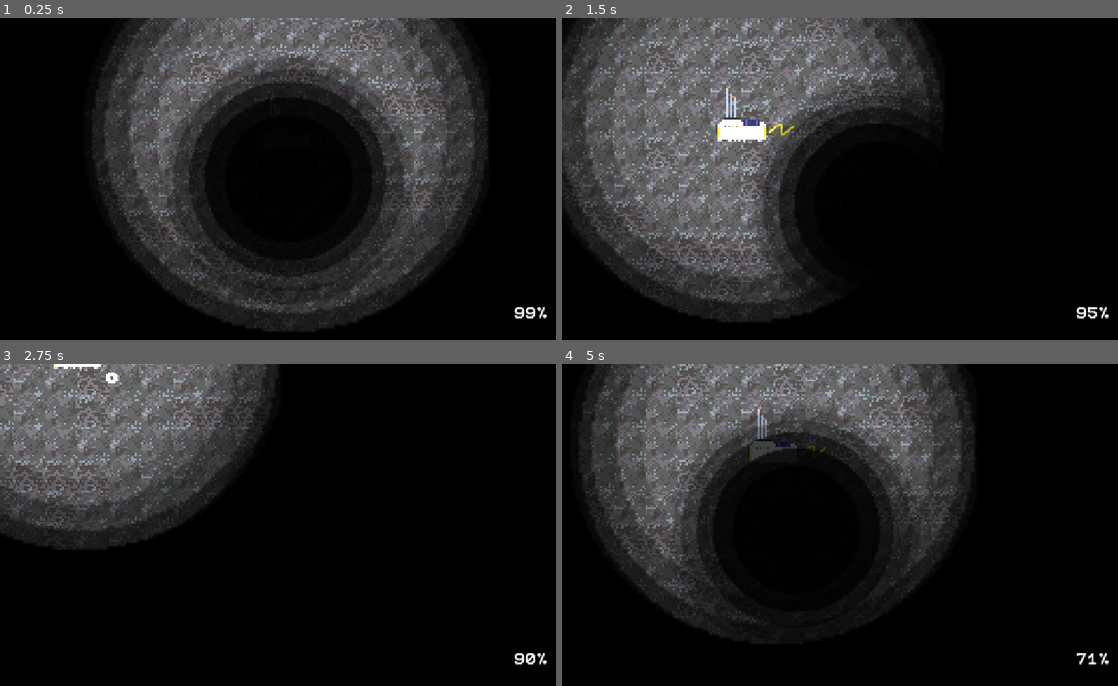
Above: before the commit, frames 1-4 (two rows, left to right).
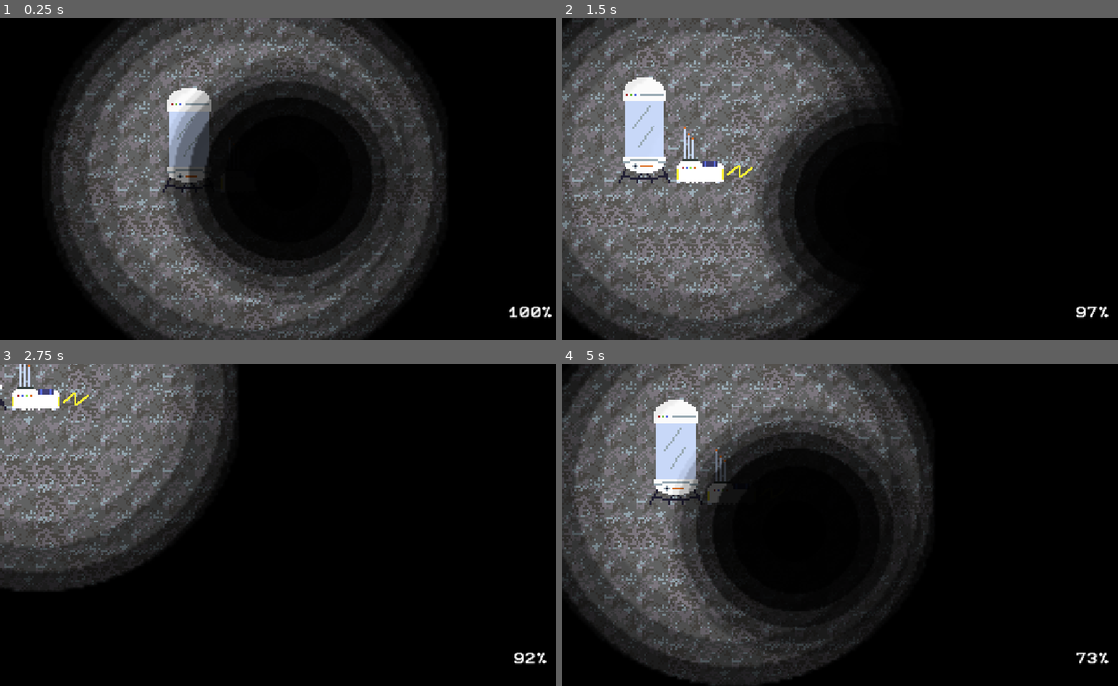
Above: after the commit, the same moments.

Repository: DanielDe8/Moonrunner
Game: Godot game, scene res://Scenes/Main.tscn
The game is run twice, just before and just after one commit, with the same random seed, the same clock (stepped at 60 frames per second) and the same inputs.
Inputs (mouse positions are in pixels of both pictures, inside the frame that each line leads up to):
- Up to frame 1 (0.25 s): no input
- Up to frame 2 (1.5 s): tap Enter at 0.5 s; move the mouse to (973, 162) at 0.52 s; hold Right (right) 0.53-1.28 s; hold M (mine) 0.53-1.28 s; click (973, 162) at 0.67 s; move the mouse to (734, 195) at 1.27 s; hold Down (down) from 1.28 s (still down); tap M (mine) at 1.35 s
- Up to frame 3 (2.75 s): move the mouse to (344, 454) at 2.02 s; release Down (down) at 2.03 s; hold Right (right) from 2.03 s (still down); hold R (warp) from 2.03 s (still down); tap M (mine) at 2.3 s
- Up to frame 4 (5 s): move the mouse to (817, 589) at 2.77 s; release Right (right) at 2.78 s; release R (warp) at 2.78 s; hold Up (up) 2.78-3.53 s; tap M (mine) at 2.85, 4.55 s; click (817, 589) at 2.92 s; move the mouse to (1017, 573) at 3.52 s; hold M (mine) 3.53-4.28 s; hold Left (left) from 3.53 s (still down); move the mouse to (678, 476) at 4.27 s; tap R (warp) at 4.35 s

The runs differ from the first frame. In frame 1, 36% of the frame differs, in the area x 8-100%, y 0-100%; in frame 2, 34%; in frame 3, 17%; in frame 4, 33%.

Commit message:
add silo setup

Diff:
--- /dev/null
+++ b/Objects/Main.tscn
@@ -0,0 +1,145 @@
+[gd_scene format=3 uid="uid://dbd8nvvikbvr0"]
+
+[ext_resource type="Texture2D" uid="uid://c1ok58og22avp" path="res://Assets/base_silo_0.png" id="1_siwgc"]
+[ext_resource type="Texture2D" uid="uid://bdp8me1vghx23" path="res://Assets/base_silo_1.png" id="2_3vfg1"]
+[ext_resource type="Texture2D" uid="uid://d1dmuc6nbh3o0" path="res://Assets/base_silo_2.png" id="3_matkt"]
+[ext_resource type="Texture2D" uid="uid://irp2yotgsj8" path="res://Assets/base_silo_3.png" id="4_thchl"]
+[ext_resource type="Texture2D" uid="uid://hbtqx8smxwar" path="res://Assets/base_silo_4.png" id="5_woskh"]
+[ext_resource type="Texture2D" uid="uid://cjpkodxi5soc0" path="res://Assets/base_silo_5.png" id="6_4gcxo"]
+[ext_resource type="Texture2D" uid="uid://ry06ruitnjed" path="res://Assets/base_silo_6.png" id="7_336sq"]
+[ext_resource type="Texture2D" uid="uid://t155v06txr13" path="res://Assets/base_silo_7.png" id="8_fvlri"]
+[ext_resource type="Texture2D" uid="uid://b7aobyppe8a8a" path="res://Assets/base_silo_8.png" id="9_cf7ej"]
+[ext_resource type="Texture2D" uid="uid://blimtiknsmbdu" path="res://Assets/base_silo_9.png" id="10_5wdgy"]
+[ext_resource type="Texture2D" uid="uid://drx3xvf5nefj4" path="res://Assets/base_silo_10.png" id="11_xatg6"]
+[ext_resource type="Texture2D" uid="uid://blsylukd50tkq" path="res://Assets/base_silo_11.png" id="12_6mcfc"]
+[ext_resource type="Texture2D" uid="uid://d0n7fsjmn5w3k" path="res://Assets/base_silo_12.png" id="13_237m0"]
+[ext_resource type="Texture2D" uid="uid://cg8ux6iu3u8af" path="res://Assets/base_silo_13.png" id="14_gnt06"]
+[ext_resource type="Texture2D" uid="uid://bk57syku5dhvy" path="res://Assets/base_silo_14.png" id="15_f83wi"]
+[ext_resource type="Texture2D" uid="uid://dv7udd8dxq0fr" path="res://Assets/base_silo_15.png" id="16_2ks6h"]
+[ext_resource type="Texture2D" uid="uid://04mhdvdstyy2" path="res://Assets/base_silo_16.png" id="17_12pq1"]
+[ext_resource type="Texture2D" uid="uid://cuidp27rtdx3v" path="res://Assets/base_silo_17.png" id="18_4jtp0"]
+[ext_resource type="Texture2D" uid="uid://dfjdwhgv667x4" path="res://Assets/base_silo_18.png" id="19_eje02"]
+[ext_resource type="Texture2D" uid="uid://cogxnpyaob1wt" path="res://Assets/base_silo_19.png" id="20_fbuoa"]
+[ext_resource type="Texture2D" uid="uid://bjb8pde6uw2m7" path="res://Assets/base_silo_20.png" id="21_mnt0d"]
+[ext_resource type="Texture2D" uid="uid://clsbvh8q1qhl4" path="res://Assets/base_silo_22.png" id="22_fddgr"]
+[ext_resource type="Texture2D" uid="uid://ryuxttqwkbmj" path="res://Assets/base_silo_23.png" id="23_h8fci"]
+[ext_resource type="Texture2D" uid="uid://dwxuyweuq3e2h" path="res://Assets/base_silo_24.png" id="24_77dki"]
+[ext_resource type="Texture2D" uid="uid://c6ceyhkwfoblr" path="res://Assets/base_silo_25.png" id="25_6ahj5"]
+[ext_resource type="Texture2D" uid="uid://djg6vtomab5ot" path="res://Assets/base_silo_26.png" id="26_0nvmd"]
+[ext_resource type="Texture2D" uid="uid://dwcp3dowvmv8g" path="res://Assets/base_silo_27.png" id="27_7ghyw"]
+[ext_resource type="Texture2D" uid="uid://pd4ujhkgklcm" path="res://Assets/base_silo_28.png" id="28_rp1ga"]
+[ext_resource type="Texture2D" uid="uid://b5nnh1ybiqfi" path="res://Assets/base_silo_29.png" id="29_mf2ff"]
+[ext_resource type="Texture2D" uid="uid://duc5vap71ik1v" path="res://Assets/base_silo_30.png" id="30_21w2l"]
+
+[sub_resource type="ConvexPolygonShape2D" id="ConvexPolygonShape2D_kkhfn"]
+points = PackedVector2Array(13, 27, -13, 27, -11, 17, -11, -20, -10, -24, -4, -27, 4, -27, 10, -24, 11, -20, 11, 17)
+
+[sub_resource type="SpriteFrames" id="SpriteFrames_kkhfn"]
+animations = [{
+"frames": [{
+"duration": 1.0,
+"texture": ExtResource("1_siwgc")
+}, {
+"duration": 1.0,
+"texture": ExtResource("2_3vfg1")
+}, {
+"duration": 1.0,
+"texture": ExtResource("3_matkt")
+}, {
+"duration": 1.0,
+"texture": ExtResource("4_thchl")
+}, {
+"duration": 1.0,
+"texture": ExtResource("5_woskh")
+}, {
+"duration": 1.0,
+"texture": ExtResource("6_4gcxo")
+}, {
+"duration": 1.0,
+"texture": ExtResource("7_336sq")
+}, {
+"duration": 1.0,
+"texture": ExtResource("8_fvlri")
+}, {
+"duration": 1.0,
+"texture": ExtResource("9_cf7ej")
+}, {
+"duration": 1.0,
+"texture": ExtResource("10_5wdgy")
+}, {
+"duration": 1.0,
+"texture": ExtResource("11_xatg6")
+}, {
+"duration": 1.0,
+"texture": ExtResource("12_6mcfc")
+}, {
+"duration": 1.0,
+"texture": ExtResource("13_237m0")
+}, {
+"duration": 1.0,
+"texture": ExtResource("14_gnt06")
+}, {
+"duration": 1.0,
+"texture": ExtResource("15_f83wi")
+}, {
+"duration": 1.0,
+"texture": ExtResource("16_2ks6h")
+}, {
+"duration": 1.0,
+"texture": ExtResource("17_12pq1")
+}, {
+"duration": 1.0,
+"texture": ExtResource("18_4jtp0")
+}, {
+"duration": 1.0,
+"texture": ExtResource("19_eje02")
+}, {
+"duration": 1.0,
+"texture": ExtResource("20_fbuoa")
+}, {
+"duration": 1.0,
+"texture": ExtResource("21_mnt0d")
+}, {
+"duration": 1.0,
+"texture": ExtResource("22_fddgr")
+}, {
+"duration": 1.0,
+"texture": ExtResource("23_h8fci")
+}, {
+"duration": 1.0,
+"texture": ExtResource("24_77dki")
+}, {
+"duration": 1.0,
+"texture": ExtResource("25_6ahj5")
+}, {
+"duration": 1.0,
+"texture": ExtResource("26_0nvmd")
+}, {
+"duration": 1.0,
+"texture": ExtResource("27_7ghyw")
+}, {
+"duration": 1.0,
+"texture": ExtResource("28_rp1ga")
+}, {
+"duration": 1.0,
+"texture": ExtResource("29_mf2ff")
+}, {
+"duration": 1.0,
+"texture": ExtResource("30_21w2l")
+}],
+"loop": 1,
+"name": &"default",
+"speed": 5.0
+}]
+
+[node name="Silo" type="Node2D" unique_id=516017579]
+
+[node name="StaticBody2D" type="StaticBody2D" parent="." unique_id=959837505]
+
+[node name="CollisionShape2D" type="CollisionShape2D" parent="StaticBody2D" unique_id=622041651]
+shape = SubResource("ConvexPolygonShape2D_kkhfn")
+
+[node name="AnimatedSprite2D" type="AnimatedSprite2D" parent="." unique_id=820458350]
+texture_filter = 1
+sprite_frames = SubResource("SpriteFrames_kkhfn")
+frame_progress = 0.53300554
--- a/Scenes/Main.tscn
+++ b/Scenes/Main.tscn
@@ -1,20 +1,17 @@
-[gd_scene format=4 uid="uid://cnhkgjgdhjdc1"]
+[gd_scene format=3 uid="uid://cnhkgjgdhjdc1"]
 
 [ext_resource type="PackedScene" uid="uid://bsly0swvikiyv" path="res://Objects/player.tscn" id="1_r150o"]
 [ext_resource type="PackedScene" uid="uid://bmktn6edi67ph" path="res://Objects/collecteble_template.tscn" id="2_kln2b"]
 [ext_resource type="Texture2D" uid="uid://dl3p017cdg0ce" path="res://Assets/planet_surface_merged.png" id="3_merged"]
 [ext_resource type="PackedScene" uid="uid://dcx1qkahlrj3e" path="res://Objects/planet_surface.tscn" id="5_pbw6q"]
+[ext_resource type="PackedScene" uid="uid://dbd8nvvikbvr0" path="res://Objects/Main.tscn" id="6_4kpch"]
 [ext_resource type="PackedScene" uid="uid://camp1234fire" path="res://Objects/base_camp.tscn" id="6_camp"]
+[ext_resource type="Script" uid="uid://b5os5pi4a6d1k" path="res://silo_manager.gd" id="7_grg3l"]
 [ext_resource type="Script" uid="uid://nw1tyfuhfnfj" path="res://Scripts/main.gd" id="7_main"]
 [ext_resource type="FontFile" uid="uid://chnv5lwc2bn3q" path="res://Assets/Pixel12x10Mono-v1.1.0.ttf" id="8_50glp"]
 [ext_resource type="Script" uid="uid://sm4l6hgcubdm" path="res://Scripts/dot_control.gd" id="8_vy5pj"]
-[ext_resource type="PackedScene" uid="uid://bpuuf55qv6sat" path="res://Objects/ore.tscn" id="9_ore"]
+[ext_resource type="PackedScene" uid="uid://crjactfct5hoq" path="res://Objects/ore.tscn" id="9_ore"]
 [ext_resource type="Texture2D" uid="uid://c4r76lwxesyn3" path="res://Assets/dot.png" id="10_bmxlf"]
-
-[sub_resource type="TileSetScenesCollectionSource" id="TileSetScenesCollectionSource_rgh2o"]
-scenes/1/scene = ExtResource("9_ore")
-scenes/2/scene = ExtResource("2_kln2b")
-scenes/3/scene = ExtResource("5_pbw6q")
 
 [sub_resource type="TileSetAtlasSource" id="TileSetAtlasSource_surface"]
 texture = ExtResource("3_merged")
@@ -25,6 +22,11 @@
 
 [sub_resource type="TileSet" id="TileSet_floor"]
 sources/0 = SubResource("TileSetAtlasSource_surface")
+
+[sub_resource type="TileSetScenesCollectionSource" id="TileSetScenesCollectionSource_rgh2o"]
+scenes/1/scene = ExtResource("9_ore")
+scenes/2/scene = ExtResource("2_kln2b")
+scenes/3/scene = ExtResource("5_pbw6q")
 
 [sub_resource type="TileSet" id="TileSet_ores"]
 sources/0 = SubResource("TileSetScenesCollectionSource_rgh2o")
@@ -45,10 +47,14 @@
 texture_filter = 1
 tile_set = SubResource("TileSet_ores")
 
+[node name="Silo" parent="." unique_id=516017579 instance=ExtResource("6_4kpch")]
+position = Vector2(-28, -17)
+script = ExtResource("7_grg3l")
+
 [node name="Camp" parent="." unique_id=884422119 instance=ExtResource("6_camp")]
-position = Vector2(0, -24)
 
 [node name="player" parent="." unique_id=1788329522 instance=ExtResource("1_r150o")]
+position = Vector2(21, 3)
 
 [node name="CanvasLayer" type="CanvasLayer" parent="." unique_id=651747093]
 
@@ -80,8 +86,10 @@
 anchor_top = 0.002
 anchor_right = 1.0
 anchor_bottom = 1.0
-offset_left = -0.15200007
-offset_top = -0.296
+offset_left = -1.1520001
+offset_top = -1.296
+offset_right = -1.0
+offset_bottom = -1.0
 grow_horizontal = 2
 grow_vertical = 2
 
--- /dev/null
+++ b/silo_manager.gd
@@ -0,0 +1,22 @@
+extends Node2D
+
+@onready var ore_sprite: AnimatedSprite2D = $AnimatedSprite2D
+
+# Your ore tracking variable
+var ores_mined: int = 0:
+	set(value):
+		ores_mined = value
+		_update_ore_visual()
+
+func _ready() -> void:
+	# Stop the animation from automatically playing/looping
+	ore_sprite.stop()
+	_update_ore_visual()
+
+func _update_ore_visual() -> void:
+	# Clamp the frame index so it doesn't exceed your available animation frames
+	# Assuming you have frames 0 through 4 (5 total states)
+	var target_frame = clamp(ores_mined, 0, ore_sprite.sprite_frames.get_frame_count("default") - 1)
+
+	# Set the specific frame directly
+	ore_sprite.frame = target_frame
Binary file changed: Assets/rover_1.png
Binary file changed: Assets/rover_2.png
Binary file changed: Assets/rover_3.png
Binary file changed: Assets/rover_4.png
Not shown, added: silo_manager.gd.uid
